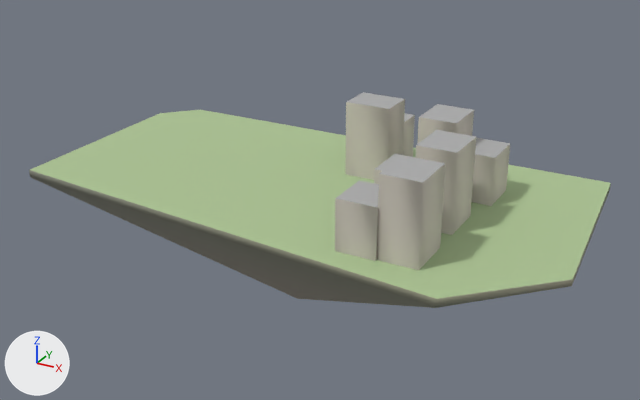
An edit to the glTF model godot_project/remake/sky/islands/SKY-056.lod2.glb, drawn before and after from the same camera.
One viewpoint serves both versions: a 50 mm lens placed at (87.2, -160.2, 76.6), pointed at (-1.2, 0.4, -3.7). Arrows for +X, +Y and +Z are at lower left; the lights stay in place. The picture after the commit comes second.

In view in the first picture: 'buildings', 'deck', 'rock'.
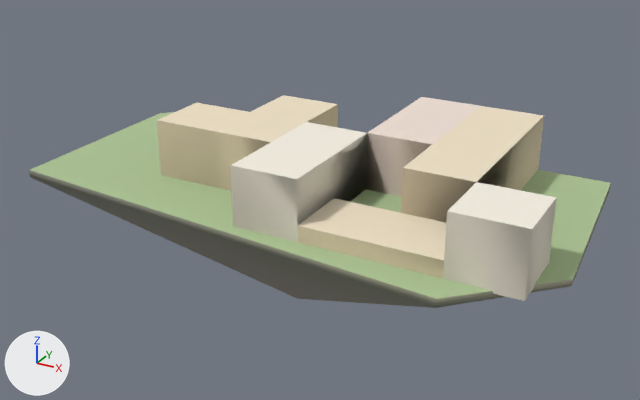
What differs and where, as boxes (x1, y1, x2, y2) in the pictures (640 x 400 px):
```json
{"object": "warren_hull", "change": "added", "after": [157, 95, 557, 301]}
{"object": "buildings", "change": "deleted", "before": [335, 92, 510, 270]}
```

The change, as JSON lines over the scene's bpy script:
```json
{"op": "add", "block": "me_warren_hull", "code": ["me_warren_hull = bpy.data.meshes.new('warren_hull')", "me_warren_hull.from_pydata(...)  # 45 vertices, 70 faces; spans x -36.0..54.0, y -27.0..33.0, z -0.5..13.2", "me_warren_hull.materials.append(mat_sky_lod_bldg)"]}
{"op": "remove", "block": "ob_buildings", "code": ["ob_buildings = bpy.data.objects.new('buildings', me_buildings)", "ob_buildings.location = (0.0, 0.0, 0.0)"]}
{"op": "add", "block": "ob_warren_hull", "code": ["ob_warren_hull = bpy.data.objects.new('warren_hull', me_warren_hull)", "ob_warren_hull.location = (0.0, 0.0, 0.0)"]}
```
